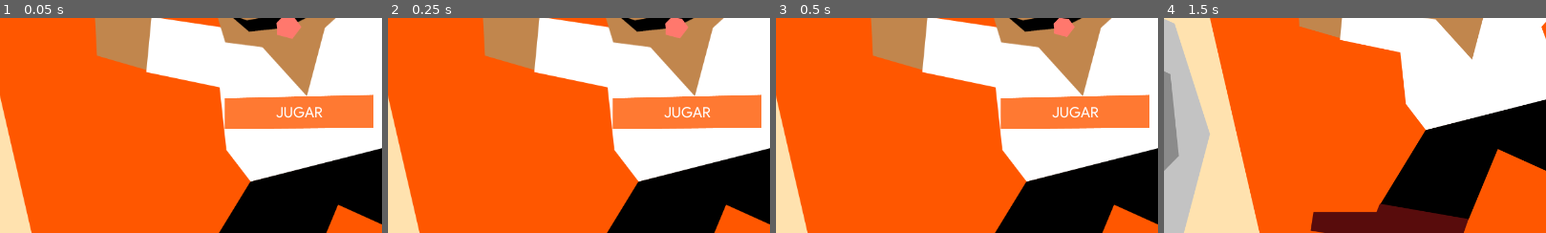
Above: before the commit, frames 1-4 (left to right).
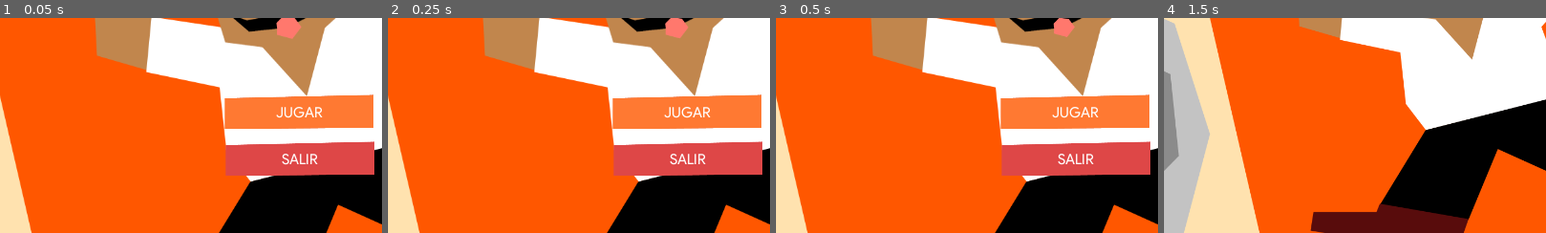
Above: after the commit, the same moments.

Repository: luispereira230797/donmariano
Game: Godot game, scene res://Scenes/Main.tscn
Two runs of this game, one before a commit and one after it. Both use one fixed random seed, a clock stepped at 60 frames per second and the inputs below. Sound files missing from this copy of the repository are replaced by a short silence.
Inputs:
- Up to frame 1 (0.05 s): no input
- Up to frame 2 (0.25 s): no input
- Up to frame 3 (0.5 s): no input
- Up to frame 4 (1.5 s): click "JUGAR" at 0.5 s; tap Enter (ui_accept) at 1.25 s; hold Right (ui_right) from 1.28 s (still down)
The pictures show only the part of the screen within x 13-63%, y 50-100%; the shares and areas given below are measured in that part.

The runs differ from the first frame. In frame 1, 5.8% of the frame differs, in the area x 59-98%, y 35-74%; in frame 2, 5.8%; in frame 3, 5.8%; in frame 4, nothing differs.

Commit message:
Exit Button

Diff:
--- a/Scenes/GameOverMessage.tscn
+++ b/Scenes/GameOverMessage.tscn
@@ -48,7 +48,11 @@
 align = 1
 
 [node name="BaseButton" parent="." instance=ExtResource( 3 )]
-margin_right = 778.0
-margin_bottom = 603.0
+anchor_left = 0.496
+anchor_top = 0.862
+anchor_right = 0.496
+anchor_bottom = 0.862
+margin_left = -125.88
+margin_right = 126.119
 
 [connection signal="pressed" from="BaseButton" to="." method="_on_BaseButton_pressed"]
--- a/Scenes/Main.tscn
+++ b/Scenes/Main.tscn
@@ -211,6 +211,18 @@
 [node name="CanvasLayer" type="CanvasLayer"]
 script = ExtResource( 2 )
 
+[node name="ExitButton" parent="." instance=ExtResource( 1 )]
+anchor_left = 0.52
+anchor_top = 0.827
+anchor_right = 0.52
+anchor_bottom = 0.827
+margin_left = -125.6
+margin_top = -29.44
+margin_right = 126.399
+margin_bottom = 29.56
+text = "SALIR"
+color = "red"
+
 [node name="BaseButton" parent="." instance=ExtResource( 1 )]
 anchor_left = 0.52
 anchor_top = 0.505
@@ -221,7 +233,6 @@
 margin_right = 125.399
 margin_bottom = 183.4
 text = "JUGAR"
-buttonText = "JUGAR"
 
 [node name="Background" type="Sprite" parent="."]
 position = Vector2( 639.889, 361.5 )
@@ -255,4 +266,5 @@
 scale = Vector2( 0.240561, 0.240561 )
 texture = ExtResource( 7 )
 
+[connection signal="pressed" from="ExitButton" to="." method="_on_ExitButton_pressed"]
 [connection signal="pressed" from="BaseButton" to="." method="_on_BaseButton_pressed"]
--- a/Scripts/BaseButton.gd
+++ b/Scripts/BaseButton.gd
@@ -4,11 +4,17 @@
 # Declare member variables here. Examples:
 # var a = 2
 # var b = "text"
-export var buttonText = "REINTENTAR"
+export var color = "normal"
 
 # Called when the node enters the scene tree for the first time.
 func _ready():
-	text = buttonText
+	if color == "red":
+		set("custom_styles/normal",load("res://Styles/StyleBaseButtonRed.tres"))
+		set("custom_styles/disabled",load("res://Styles/StyleBaseButtonRed.tres"))
+		set("custom_styles/focus",load("res://Styles/StyleBaseButtonRedHover.tres"))
+		set("custom_styles/pressed",load("res://Styles/StyleBaseButtonRedHover.tres"))
+		set("custom_styles/hover",load("res://Styles/StyleBaseButtonRedHover.tres"))
+	#text = buttonText
 	#$AnimationPlayer.play("Intro")
 
 
--- a/Scripts/Main.gd
+++ b/Scripts/Main.gd
@@ -11,3 +11,7 @@
 
 func _on_BaseButton_pressed():
 	get_tree().change_scene("res://Scenes/Intro1.tscn")
+
+
+func _on_ExitButton_pressed():
+	get_tree().quit()
--- /dev/null
+++ b/Styles/StyleBaseButtonRed.tres
@@ -0,0 +1,7 @@
+[gd_resource type="StyleBoxTexture" load_steps=2 format=2]
+
+[ext_resource path="res://assets/sprites/ui.png" type="Texture" id=1]
+
+[resource]
+texture = ExtResource( 1 )
+region_rect = Rect2( 530, 330, 380, 130 )
--- /dev/null
+++ b/Styles/StyleBaseButtonRedHover.tres
@@ -0,0 +1,8 @@
+[gd_resource type="StyleBoxTexture" load_steps=2 format=2]
+
+[ext_resource path="res://assets/sprites/ui.png" type="Texture" id=1]
+
+[resource]
+texture = ExtResource( 1 )
+region_rect = Rect2( 530, 30, 380, 130 )
+margin_top = 10.0
Binary file changed: assets/sprites/ui.png
Binary file changed: customassets/ui.png
Not shown, changed: customassets/ui.clip
